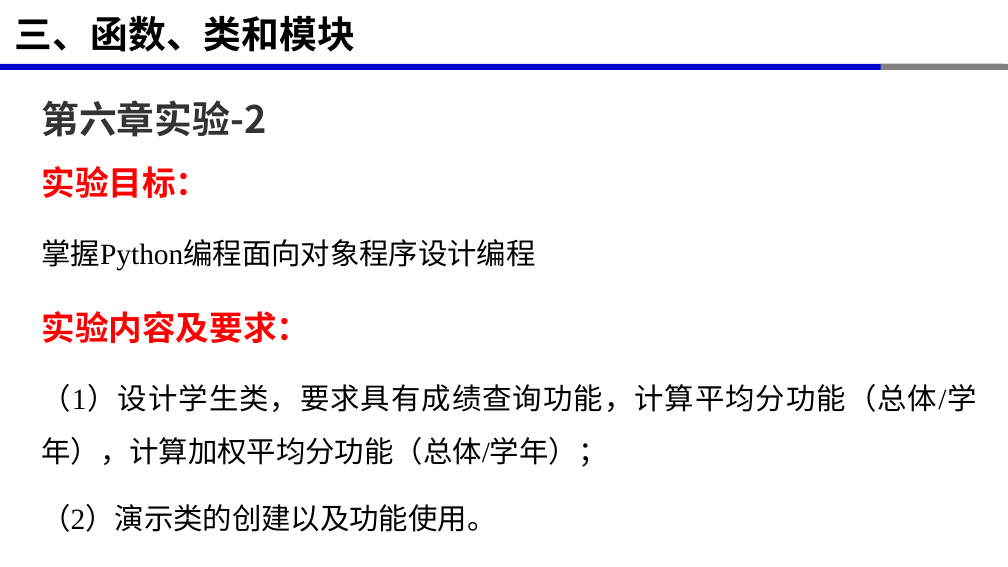
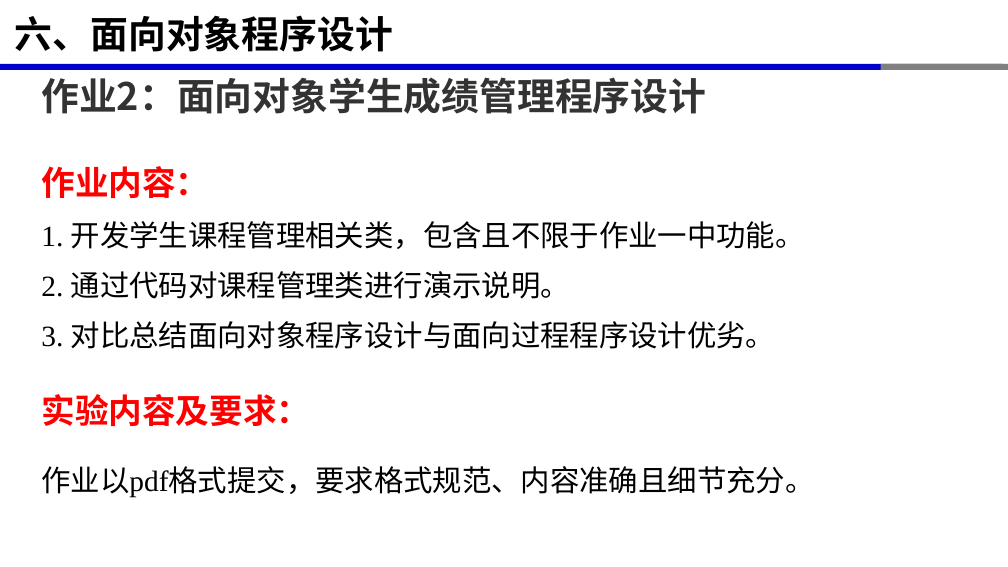
Before and after one commit to xinluo2018/programming-basics, a slide deck: slide 24 of 第6章-面向对象程序设计/第6章-面向对象程序设计.pptx. Drawn at 1008x567 pixels with LibreOffice and Linux fonts; fonts in the diff are those of the drawing. Boxes give left, top, right and bottom in pixels: in the first picture for what was removed or moved away, otherwise in the second. Text is boxed around its words. In the diff, an @@ line names an element or a change of style, - is before the commit and + after.

```diff
--- a/第6章-面向对象程序设计/第6章-面向对象程序设计.pptx
+++ b/第6章-面向对象程序设计/第6章-面向对象程序设计.pptx
@@ title at <box>15,15,393,52</box>: text changed @@
-三、函数、类和模块
+六、面向对象程序设计
@@ text at <box>41,77,706,114</box>: text changed @@
-第六章实验-2
+作业2：面向对象学生成绩管理程序设计
@@ text at <box>41,166,805,349</box>: text changed @@
-实验目标：
-掌握Python编程面向对象程序设计编程
+作业内容：
+1. 开发学生课程管理相关类，包含且不限于作业一中功能。
+2. 通过代码对课程管理类进行演示说明。
+3. 对比总结面向对象程序设计与面向过程程序设计优劣。
@@ text at <box>41,466,814,498</box>: text changed @@
-（1）设计学生类，要求具有成绩查询功能，计算平均分功能（总体/学年），计算加权平均分功能（总体/学年）；
-（2）演示类的创建以及功能使用。
+作业以pdf格式提交，要求格式规范、内容准确且细节充分。
```
Also in this commit, not shown: 1 other slide changed, 10 other files.
